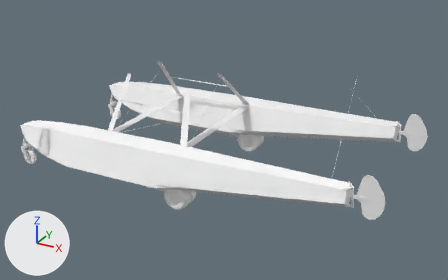
The Blender file Models/c172p-pontoon.blend: old version first, new version second.
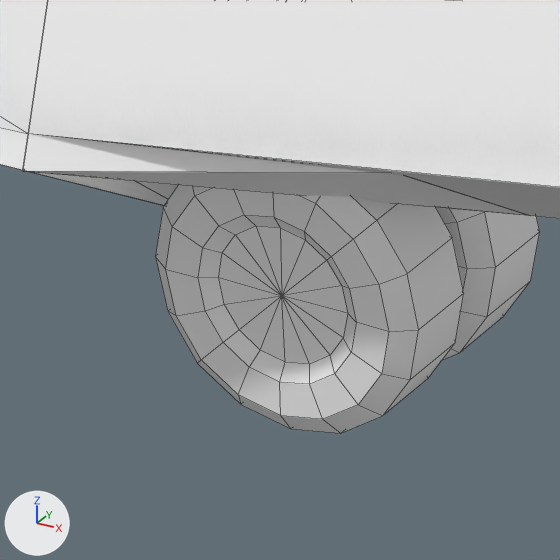
The first picture shows the older version from a 50 mm camera at (5.4, -7.9, 2.32) aimed at (1.08, -0.04, -1.61). The close-ups show both versions on the part from 34% to 44% of the width and 62% to 79% of the height of that picture; other places that the commit changed are outside them. Lighting does not change. The marker at lower left points along +X, +Y and +Z. The close-ups show mesh edges as thin lines.

The first close-up shows 'L-Float', 'L-FloatC', 'LRwheel'.
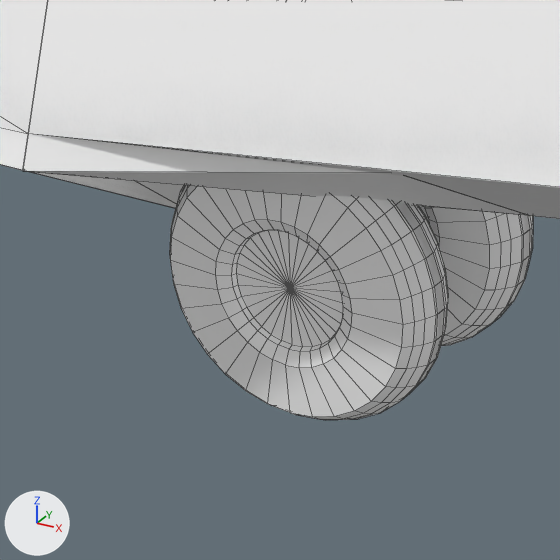
The change, as a list of edits to the scene's bpy script:
```text
Add me_mesh_044:
    me_mesh_044.from_pydata(...)  # 1028 vertices, 1024 faces; spans x -1.297..-0.936, y -0.052..0.246, z -1.368..-1.01
    me_mesh_044.polygons.foreach_set('use_smooth', [True] * 1024)
    me_mesh_044.materials.append(mat_wheel_mat)  # its picture is missing
Change ob_lrwheel:
    ob_lrwheel: bpy.data.objects.new('LRwheel', me_mesh_347) -> bpy.data.objects.new('LRwheel', me_mesh_044)
    ob_lrwheel.location: (0.798, 0.008, -0.184) -> (2.164, -1.256, -0.782)
    ob_lrwheel.scale: (0.809, 0.809, 0.809) -> (1.08, 1.08, 1.08)
```

Boxes (x1, y1, x2, y2) around the edits, measured in the close-ups (560 x 560 px):
'LRwheel', reshaped, moved, rescaled
    before: (156, 185, 540, 433)
    after: (170, 185, 533, 420)
